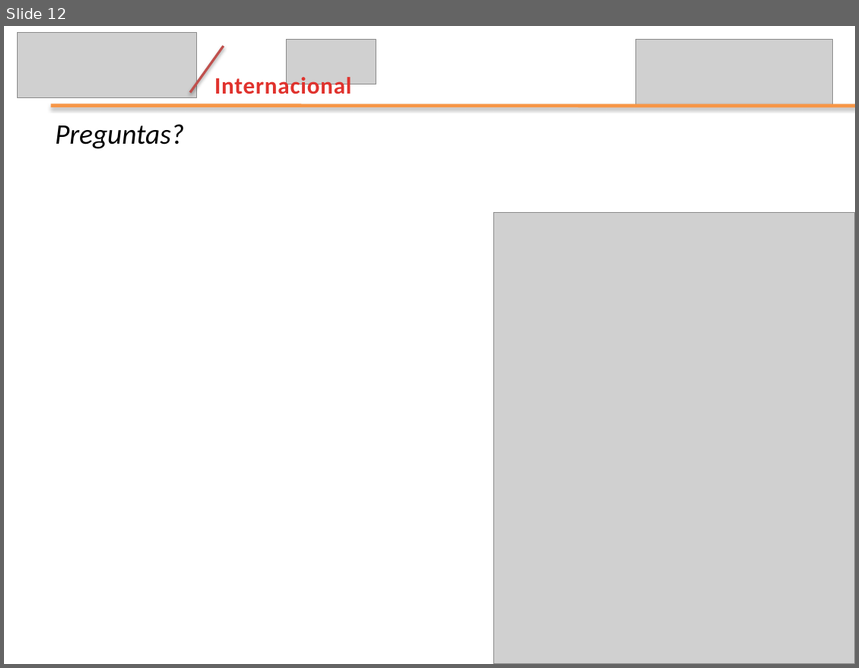
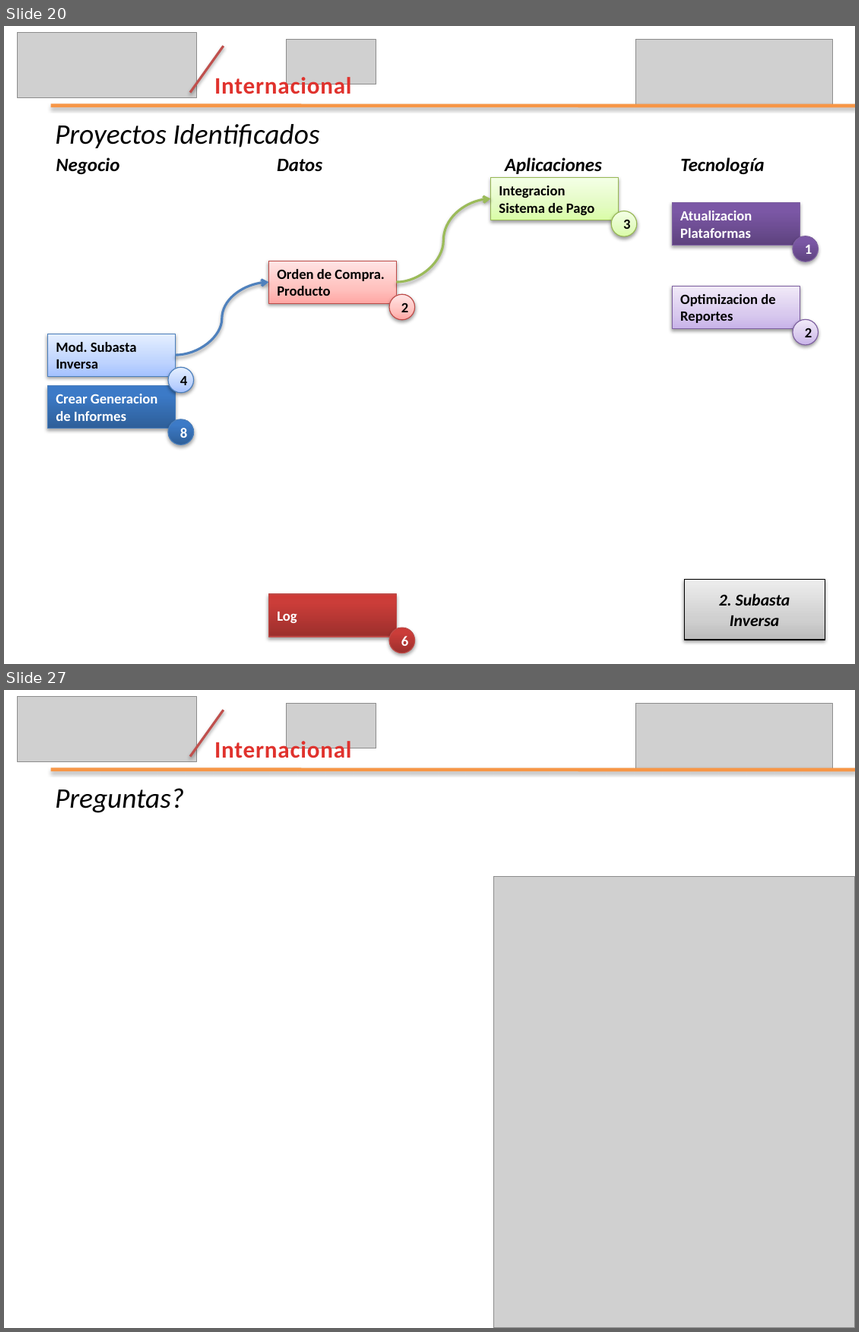
Before and after one commit to leseroth/ingenium-managment, a slide deck: CSOF5100 Proyecto 1/Tercera Entrega/EntregaFinalIngenium.pptx. Shown one above the other, each under a label of ours: slide 12 before the commit, slides 20 and 27 after it; the slides between them are not shown. The pictures are 859x668 and 859x1332 pixels, drawn with LibreOffice and Linux fonts; fonts in the diff are those of the drawing; grey boxes stand for pictures. Boxes give left, top, right and bottom in pixels: in the first picture for what was removed or moved away, otherwise in the second. Text is boxed around its words. In the diff, an @@ line names an element or a change of style, - is before the commit and + after.

```diff
--- a/CSOF5100 Proyecto 1/Tercera Entrega/EntregaFinalIngenium.pptx
+++ b/CSOF5100 Proyecto 1/Tercera Entrega/EntregaFinalIngenium.pptx
@@ slide 20 added at (4, 26, 855, 664), background #FFFFFF @@
@@ picture added at (18, 33, 197, 98) @@
@@ line added from (190, 92) to (224, 46), #C0504D 2 pt @@
@@ picture added at (287, 40, 377, 85) @@
@@ picture added at (636, 40, 833, 106) @@
@@ text added at (215, 74, 351, 94), 20 pt, text gradient #E0322D to #A2201C, bold @@
+Internacional
@@ line added from (51, 106) to (855, 106), #F79646 3 pt @@
@@ text added at (55, 124, 319, 148), 24 pt, text #000000, italic @@
+Proyectos Identificados
@@ text added at (56, 157, 120, 175), 16 pt, text #000000, bold, italic @@
+Negocio
@@ text added at (277, 159, 322, 172), 16 pt, text #000000, bold, italic @@
+Datos
@@ text added at (505, 157, 602, 174), 16 pt, text #000000, bold, italic @@
+Aplicaciones
@@ text added at (680, 157, 764, 175), 16 pt, text #000000, bold, italic @@
+Tecnología
@@ rectangle added at (491, 177, 619, 220), fill gradient #DAFDA7 to #E4FCC2 to #F5FFE7, outline #98B955 0.75 pt, 12 pt, text #000000, bold @@
+Integracion Sistema de Pago
@@ curved arrow added from (396, 282) to (491, 199), #9BBB59 2 pt @@
@@ rectangle added at (672, 203, 800, 246), fill gradient #5F4480 to #7B58A6 to #7C57A8, outline #7D60A0 0.75 pt, 12 pt, text #FFFFFF, bold @@
+Atualizacion Plataformas
@@ ellipse added at (612, 211, 637, 237), fill gradient #DAFDA7 to #E4FCC2 to #F5FFE7, outline #98B955 0.75 pt, 12 pt, text #000000, bold @@
+3
@@ ellipse added at (793, 237, 819, 262), fill gradient #5F4480 to #7B58A6 to #7C57A8, outline #7D60A0 0.75 pt, 12 pt, text #FFFFFF, bold @@
+1
@@ rectangle added at (268, 261, 396, 303), fill gradient #FFA6A5 to #FFC0BF to #FFE7E7, outline #BF4C48 0.75 pt, 12 pt, text #000000, bold @@
+Orden de Compra. Producto
@@ curved arrow added from (175, 355) to (268, 282), #4F81BD 2 pt @@
@@ ellipse added at (389, 294, 415, 319), fill gradient #FFA6A5 to #FFC0BF to #FFE7E7, outline #BF4C48 0.75 pt, 12 pt, text #000000, bold @@
+2
@@ rectangle added at (672, 287, 800, 329), fill gradient #C9B5E8 to #D8CBEE to #F0EAF9, outline #7D60A0 0.75 pt, 12 pt, text #000000, bold @@
+Optimizacion de Reportes
@@ ellipse added at (793, 319, 819, 345), fill gradient #C9B5E8 to #D8CBEE to #F0EAF9, outline #7D60A0 0.75 pt, 12 pt, text #000000, bold @@
+2
@@ rectangle added at (47, 334, 175, 376), fill gradient #A4C4FF to #BFD4FF to #E6EEFF, outline #4B7EBC 0.75 pt, 12 pt, text #000000, bold @@
+Mod. Subasta Inversa
@@ ellipse added at (168, 367, 194, 393), fill gradient #A4C4FF to #BFD4FF to #E6EEFF, outline #4B7EBC 0.75 pt, 12 pt, text #000000, bold @@
+4
@@ rectangle added at (47, 386, 175, 429), fill gradient #2F5F99 to #3D7CC7 to #3A7CCB, outline #4B7EBC 0.75 pt, 12 pt, text #FFFFFF, bold @@
+Crear Generacion de Informes
@@ ellipse added at (168, 419, 194, 445), fill gradient #2F5F99 to #3D7CC7 to #3A7CCB, outline #4B7EBC 0.75 pt, 12 pt, text #FFFFFF, bold @@
+8
@@ rectangle added at (268, 594, 396, 637), fill gradient #9C2F2D to #CB3E3A to #CE3B37, outline #BF4C48 0.75 pt, 12 pt, text #FFFFFF, bold @@
+Log
@@ rectangle added at (684, 580, 825, 641), fill gradient #BDBDBD to #D1D1D1 to #EEEEEE, outline #000000 0.75 pt, 14 pt, text #000000, bold, italic @@
+2. Subasta Inversa
@@ ellipse added at (389, 628, 415, 653), fill gradient #9C2F2D to #CB3E3A to #CE3B37, outline #BF4C48 0.75 pt, 12 pt, text #FFFFFF, bold @@
+6
@@ what was slide 12 is now slide 27 @@
```
Also in this commit, not shown: 2 slides changed, 16 other slides added, 2 slides removed.
